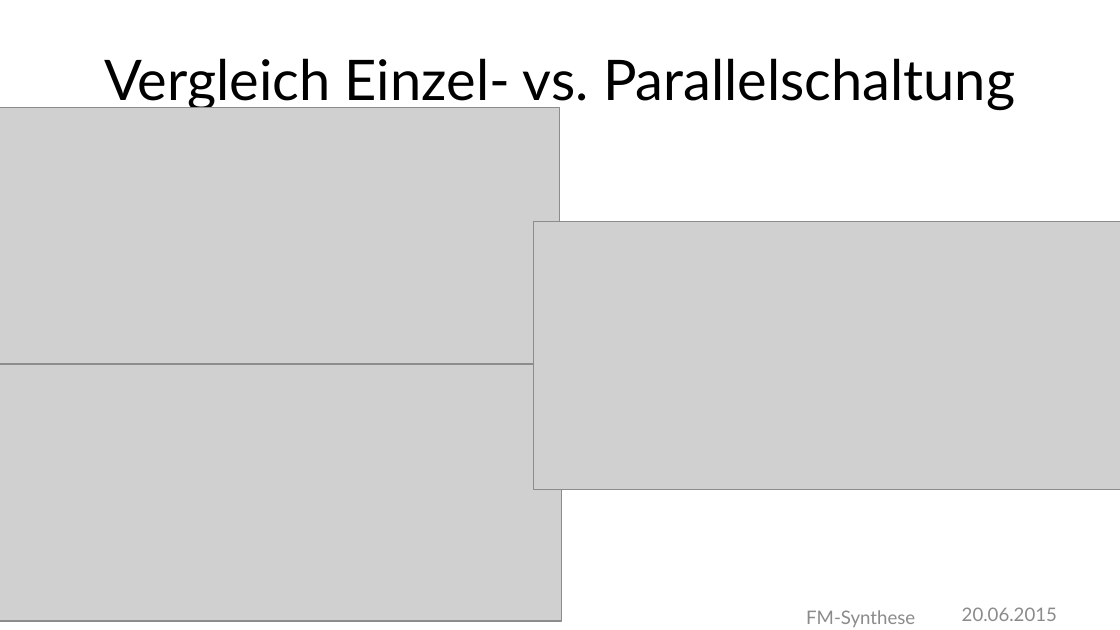
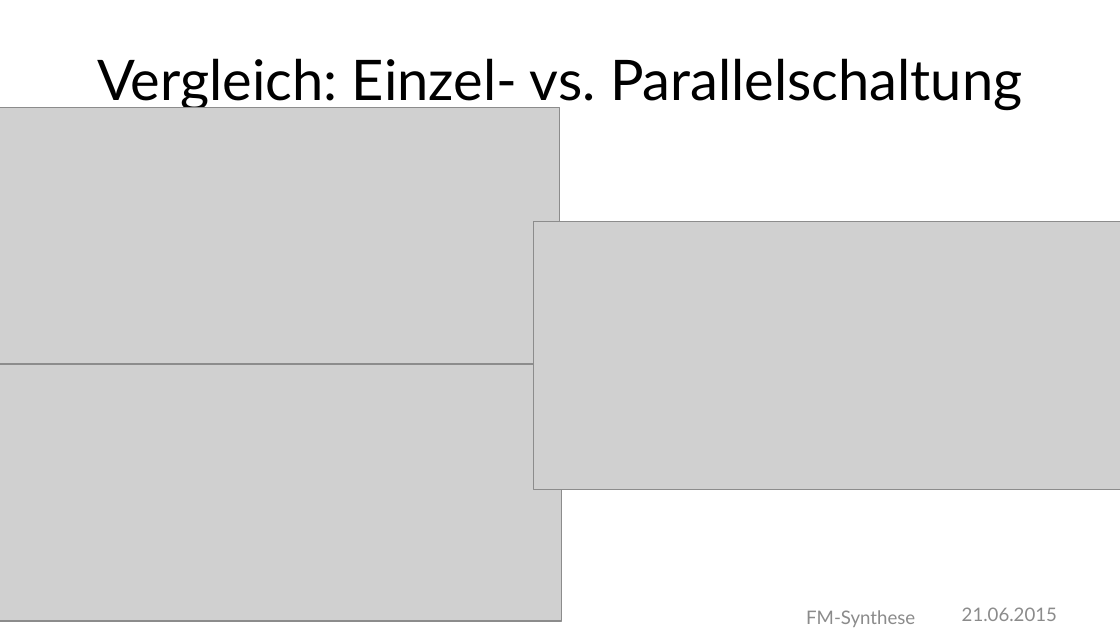
Before and after one commit to MBulli/VSeminar, a slide deck: slide 4 of Praesentation/FMSynthese-Matze.pptx. Drawn at 1120x630 pixels with LibreOffice and Linux fonts; fonts in the diff are those of the drawing; grey boxes stand for pictures. Boxes give left, top, right and bottom in pixels: in the first picture for what was removed or moved away, otherwise in the second. Text is boxed around its words. In the diff, an @@ line names an element or a change of style, - is before the commit and + after.

```diff
--- a/Praesentation/FMSynthese-Matze.pptx
+++ b/Praesentation/FMSynthese-Matze.pptx
@@ title at [97, 58, 1022, 110]: text changed @@
-Vergleich Einzel- vs. Parallelschaltung
+Vergleich: Einzel- vs. Parallelschaltung
@@ text at [962, 607, 1057, 621]: text changed @@
-20.06.2015
+21.06.2015
```
Also in this commit, not shown: 10 other slides changed, 3 slides added, 1 other file.
